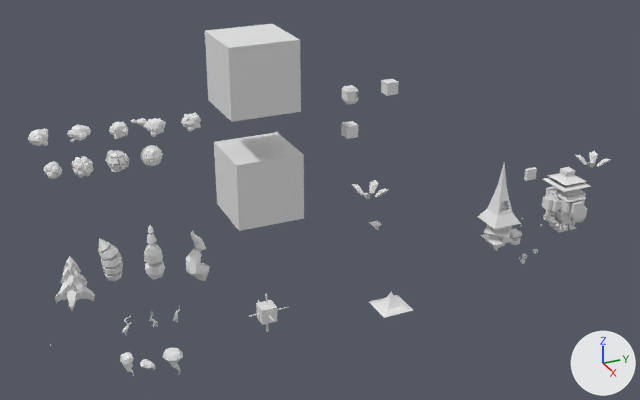
A saved change to the FBX model Unity/FireBall/Assets/!Import/ChunksFbx/Chunks_00.fbx.
Rendered twice from a camera (50 mm lens) standing at (175.9, -131.6, 108.2) and looking at (-1.8, -51.6, 19.4). The lights are fixed; the arrows at lower right show +X, +Y and +Z. Where no turn or scale is listed for an object, it has been applied to the vertices.

The older version as bpy lines, for what is in view:
```python
ob_cube_042 = bpy.data.objects.new('Cube.042', me_cube_055)
ob_cube_042.location = (0.0, 0.0, 0.0)
ob_cylinder_021 = bpy.data.objects.new('Cylinder.021', me_cylinder_021)
ob_cylinder_021.location = (9.4, -112.5, 13.1)
ob_hat_004 = bpy.data.objects.new('Hat.004', me_cube_034)
ob_hat_004.location = (0.3, 7.5, -0.3)
ob_horizontalconnector = bpy.data.objects.new('HorizontalConnector', me_cube_005)
ob_horizontalconnector.location = (0.0, 9.9, -8.5)
ob_horizontalconnector.scale = (0.5, 0.5, 0.5)
ob_islandbasement = bpy.data.objects.new('IslandBasement', me_cube)
ob_islandbasement.location = (0.0, -37.3, 10.8)
ob_layer0 = bpy.data.objects.new('Layer0', me_cube_003)
ob_layer0.location = (-2.4, -43.7, 44.6)
ob_placeholderconnector_004 = bpy.data.objects.new('PlaceholderConnector.004', me_cube_086)
ob_placeholderconnector_004.location = (0.0, 9.0, 16.4)
ob_placeholderconnectors = bpy.data.objects.new('PlaceholderConnectors', me_cube_016)
ob_placeholderconnectors.location = (-1.9, -66.1, -8.5)
ob_refcube18x18_max = bpy.data.objects.new('RefCube18x18(Max)', me_cube_015)
ob_refcube18x18_max.location = (-2.7, -67.4, 53.1)
ob_refcube18x18_max.scale = (8.0, 8.0, 8.0)
# also in view: 'Cube.045' at (9.5, -37.4, -5.8); 'Crawn.001' at (3.7, -94.0, 17.3); 'RefCube18x18(Max).001' at (-4.0, -66.3, 26.3); 'Cylinder.020' at (9.7, -86.1, 17.4); 'Crawn.000' at (1.4, -103.0, 16.4)
```
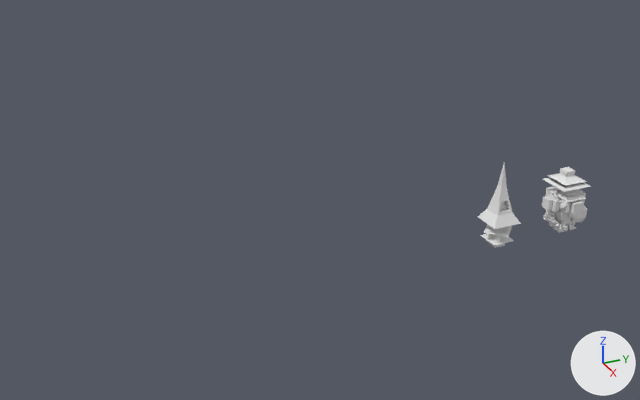
Boxes [x1, y1, x2, y2] around the edits, measured in the pictures (640 x 400 px):
'RefCube18x18(Max)', deleted: before [205, 24, 301, 122]
'RefCube18x18(Max).001', deleted: before [214, 132, 304, 231]
'Cylinder.021', deleted: before [55, 256, 95, 311]
'Crawn.000', deleted: before [98, 238, 123, 281]
'Crawn.001', deleted: before [144, 225, 165, 280]
'Cylinder.020', deleted: before [186, 231, 210, 281]
'Cube.045', deleted: before [369, 291, 413, 318]
'PlaceholderConnectors', deleted: before [249, 294, 289, 332]
'Cube.050', deleted: before [105, 150, 130, 172]
'Cube.049', deleted: before [140, 145, 163, 167]
'Cube.051', deleted: before [72, 156, 93, 178]
'Island.002', deleted: before [163, 348, 183, 375]
'Cloud.001', deleted: before [28, 128, 48, 146]
'Cloud.000', deleted: before [67, 125, 91, 142]
'Cloud.004', deleted: before [181, 112, 201, 132]
'Layer0', deleted: before [342, 85, 358, 105]
'RefChunk5x5(Min)', deleted: before [341, 121, 358, 139]
'Cloud.003', deleted: before [146, 118, 166, 137]
'RefChunk5x5(Min).002', deleted: before [381, 79, 399, 96]
'Cloud.002', deleted: before [109, 121, 128, 139]
'Cube.040', deleted: before [351, 180, 388, 199]
'Cloud.005', deleted: before [43, 161, 62, 179]
'Cube.044', deleted: before [575, 151, 611, 168]
'Island.000', deleted: before [120, 352, 134, 376]
'PlaceholderConnector.004', deleted: before [524, 167, 537, 181]
'Island.001', deleted: before [140, 359, 155, 371]
'Cube.048', deleted: before [130, 118, 161, 131]
'PlaceholderConnector.019', deleted: before [510, 228, 522, 238]
'IslandBasement', deleted: before [369, 221, 382, 230]
'Cylinder.015', deleted: before [509, 237, 520, 245]
'Trunk.001', deleted: before [122, 317, 131, 334]
'Trunk.000', deleted: before [173, 306, 180, 322]
'Trunk.002', deleted: before [149, 312, 158, 327]
'Cube.020', moved, turned (not visible before): after [559, 201, 568, 208]
'HorizontalConnector', deleted: before [522, 254, 527, 259]
'RefCube1x1', deleted: before [520, 258, 526, 264]

The change, as a list of edits to the scene's bpy script:
```text
Remove ob_layer0:
    ob_layer0 = bpy.data.objects.new('Layer0', me_cube_003)
Remove ob_islandbasement:
    ob_islandbasement = bpy.data.objects.new('IslandBasement', me_cube)
Remove ob_placeholderconnector_004:
    ob_placeholderconnector_004 = bpy.data.objects.new('PlaceholderConnector.004', me_cube_086)
Remove ob_cylinder_021:
    ob_cylinder_021 = bpy.data.objects.new('Cylinder.021', me_cylinder_021)
Remove ob_refcube18x18_max:
    ob_refcube18x18_max = bpy.data.objects.new('RefCube18x18(Max)', me_cube_015)
Remove ob_hat_004:
    ob_hat_004 = bpy.data.objects.new('Hat.004', me_cube_034)
Remove ob_placeholderconnectors:
    ob_placeholderconnectors = bpy.data.objects.new('PlaceholderConnectors', me_cube_016)
Remove ob_horizontalconnector:
    ob_horizontalconnector = bpy.data.objects.new('HorizontalConnector', me_cube_005)
Change ob_cone_003:
    ob_cone_003.location: (0.0, 0.0, 0.0) -> (1.356, -0.00352, 3.624)
    ob_cone_003.rotation_euler: (0.0, 0.0, 0.0) -> (0.0, 0.00846, 0.0)  # degrees (0, 0, 0) -> degrees (0, 0.5, 0)
Remove ob_refcube1x1:
    ob_refcube1x1 = bpy.data.objects.new('RefCube1x1', me_cube_001)
Remove ob_placeholderconnector_019:
    ob_placeholderconnector_019 = bpy.data.objects.new('PlaceholderConnector.019', me_cube_081)
Remove ob_cloud_001:
    ob_cloud_001 = bpy.data.objects.new('Cloud.001', me_cube_139)
Remove ob_crawn_001:
    ob_crawn_001 = bpy.data.objects.new('Crawn.001', me_cube_134)
Change ob_cube_020:
    ob_cube_020.location: (-1.183, -3.272, 0.0583) -> (1.361, -3.128, -0.0672)
    ob_cube_020.rotation_euler: (0.0, -0.234, 0.0) -> (0.0, 3.003, 0.0)  # degrees (0, -13, 0) -> degrees (0, 172, 0)
Remove ob_island_000:
    ob_island_000 = bpy.data.objects.new('Island.000', me_cube_129)
Change ob_empty_001:
    remove ob_empty_001.parent = ob_refcube18x18_max
Remove ob_trunk_001:
    ob_trunk_001 = bpy.data.objects.new('Trunk.001', me_cube_126)
Remove ob_cube_044:
    ob_cube_044 = bpy.data.objects.new('Cube.044', me_cube_057)
Remove ob_cube_040:
    ob_cube_040 = bpy.data.objects.new('Cube.040', me_cube_053)
Remove ob_cloud_002:
    ob_cloud_002 = bpy.data.objects.new('Cloud.002', me_cube_138)
Remove ob_refchunk5x5_min:
    ob_refchunk5x5_min = bpy.data.objects.new('RefChunk5x5(Min)', me_cube_004)
Remove ob_cube_050:
    ob_cube_050 = bpy.data.objects.new('Cube.050', me_cube_132)
Remove ob_cylinder_015:
    ob_cylinder_015 = bpy.data.objects.new('Cylinder.015', me_cylinder_017)
Change ob_empty_002:
    remove ob_empty_002.parent = ob_refcube18x18_max__001
Remove ob_cloud_004:
    ob_cloud_004 = bpy.data.objects.new('Cloud.004', me_cube_136)
Remove ob_cube_051:
    ob_cube_051 = bpy.data.objects.new('Cube.051', me_cube_133)
Change ob_empty:
    remove ob_empty.parent = ob_refchunk5x5_min
Remove ob_cylinder_020:
    ob_cylinder_020 = bpy.data.objects.new('Cylinder.020', me_cylinder_020)
Remove ob_cloud_003:
    ob_cloud_003 = bpy.data.objects.new('Cloud.003', me_cube_137)
Remove ob_trunk_000:
    ob_trunk_000 = bpy.data.objects.new('Trunk.000', me_cube_127)
Remove ob_island_002:
    ob_island_002 = bpy.data.objects.new('Island.002', me_cube_128)
Remove ob_cloud_005:
    ob_cloud_005 = bpy.data.objects.new('Cloud.005', me_icosphere_010)
Change ob_empty_004:
    remove ob_empty_004.parent = ob_refchunk5x5_min__002
Remove ob_island_001:
    ob_island_001 = bpy.data.objects.new('Island.001', me_cylinder)
Remove ob_rock_000:
    ob_rock_000 = bpy.data.objects.new('Rock.000', me_cube_052)
Remove ob_refcube18x18_max__001:
    ob_refcube18x18_max__001 = bpy.data.objects.new('RefCube18x18(Max).001', me_cube_017)
Remove ob_cube_049:
    ob_cube_049 = bpy.data.objects.new('Cube.049', me_cube_131)
Remove ob_guard_001:
    ob_guard_001 = bpy.data.objects.new('Guard.001', me_cube_148)
Change ob_bb_001:
    remove ob_bb_001.parent = ob_horizontalconnector
Remove ob_refchunk5x5_min__002:
    ob_refchunk5x5_min__002 = bpy.data.objects.new('RefChunk5x5(Min).002', me_cube_002)
Remove ob_cube_048:
    ob_cube_048 = bpy.data.objects.new('Cube.048', me_cube_124)
Remove ob_trunk_002:
    ob_trunk_002 = bpy.data.objects.new('Trunk.002', me_cube_125)
Remove ob_crawn_000:
    ob_crawn_000 = bpy.data.objects.new('Crawn.000', me_cube_135)
Remove ob_cube_045:
    ob_cube_045 = bpy.data.objects.new('Cube.045', me_cube_058)
Remove ob_cloud_000:
    ob_cloud_000 = bpy.data.objects.new('Cloud.000', me_cube_140)
```
